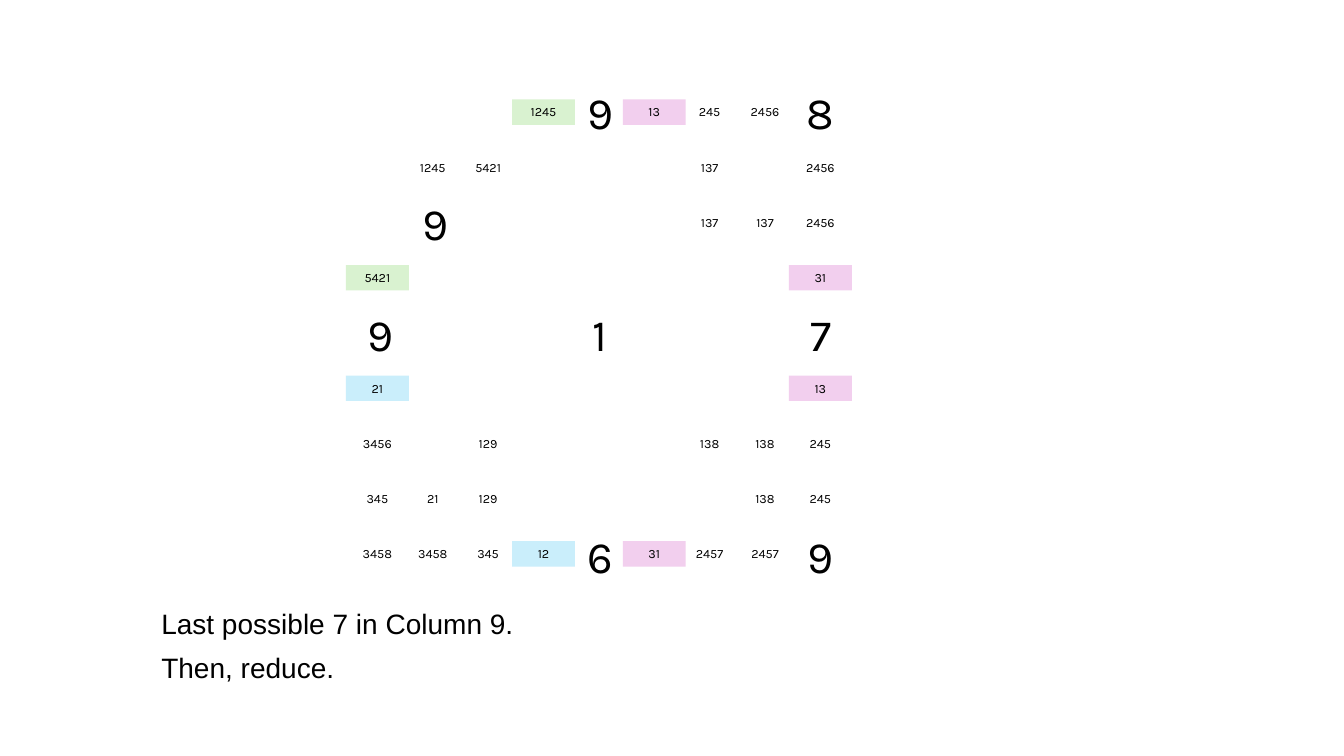
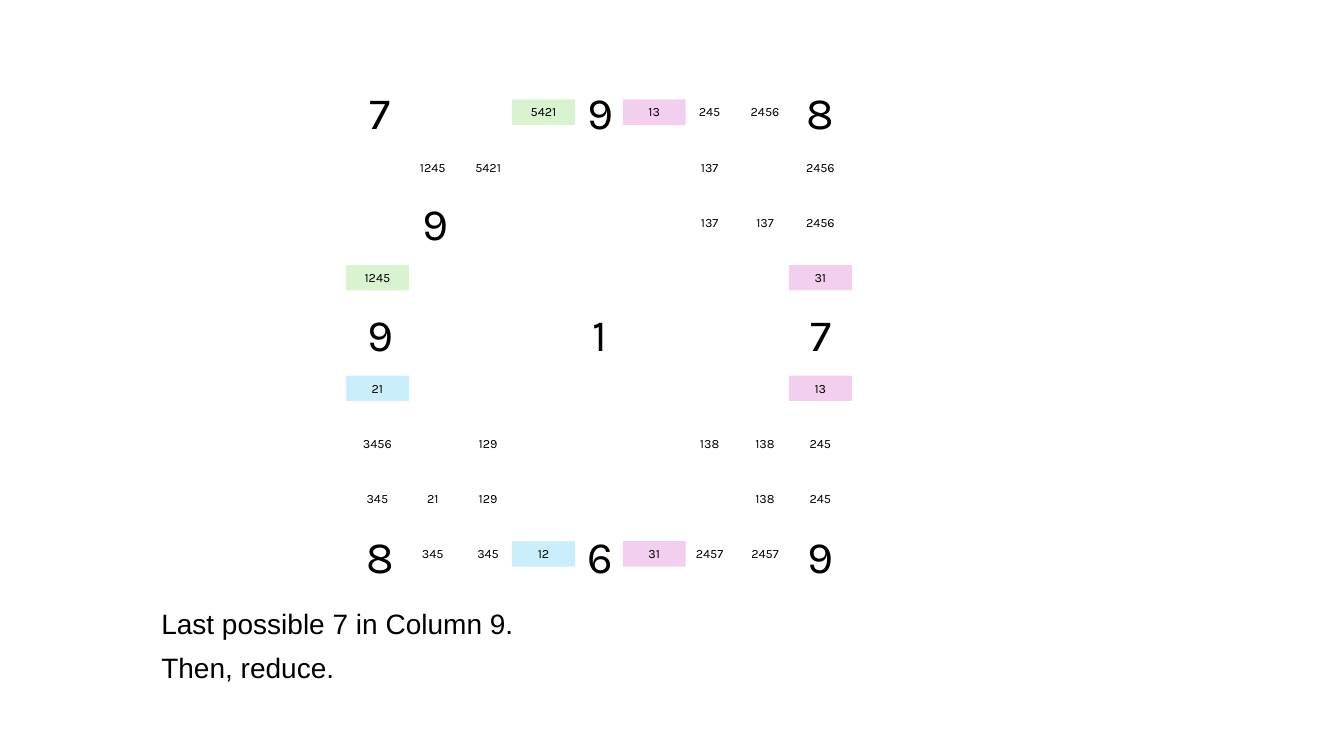
Before and after one commit to jhardis/WSJ_Number_Puzzles, a slide deck: slide 15 of 20260829_1.pptx (slide 14 before the commit). Drawn at 1344x756 pixels with LibreOffice and Linux fonts; fonts in the diff are those of the drawing; background and template pictures are left out. Boxes give left, top, right and bottom in pixels: in the first picture for what was removed or moved away, otherwise in the second. Text is boxed around its words. In the diff, an @@ line names an element or a change of style, - is before the commit and + after.

```diff
--- a/20260829_1.pptx
+++ b/20260829_1.pptx
@@ text added at <box>370,101,391,129</box>, 32 pt, text #000000 @@
+7
@@ text in rectangle at <box>531,108,557,116</box>: text changed @@
-1245
+5421
@@ text in rectangle at <box>365,274,391,282</box>: text changed @@
-5421
+1245
@@ text removed at <box>363,550,392,558</box> @@
-3458
@@ text added at <box>366,544,394,574</box>, 32 pt, text #000000 @@
+8
@@ text at <box>422,550,444,558</box>: text changed @@
-3458
+345
```
Also in this commit, not shown: 23 other slides changed, 1 slide removed.
